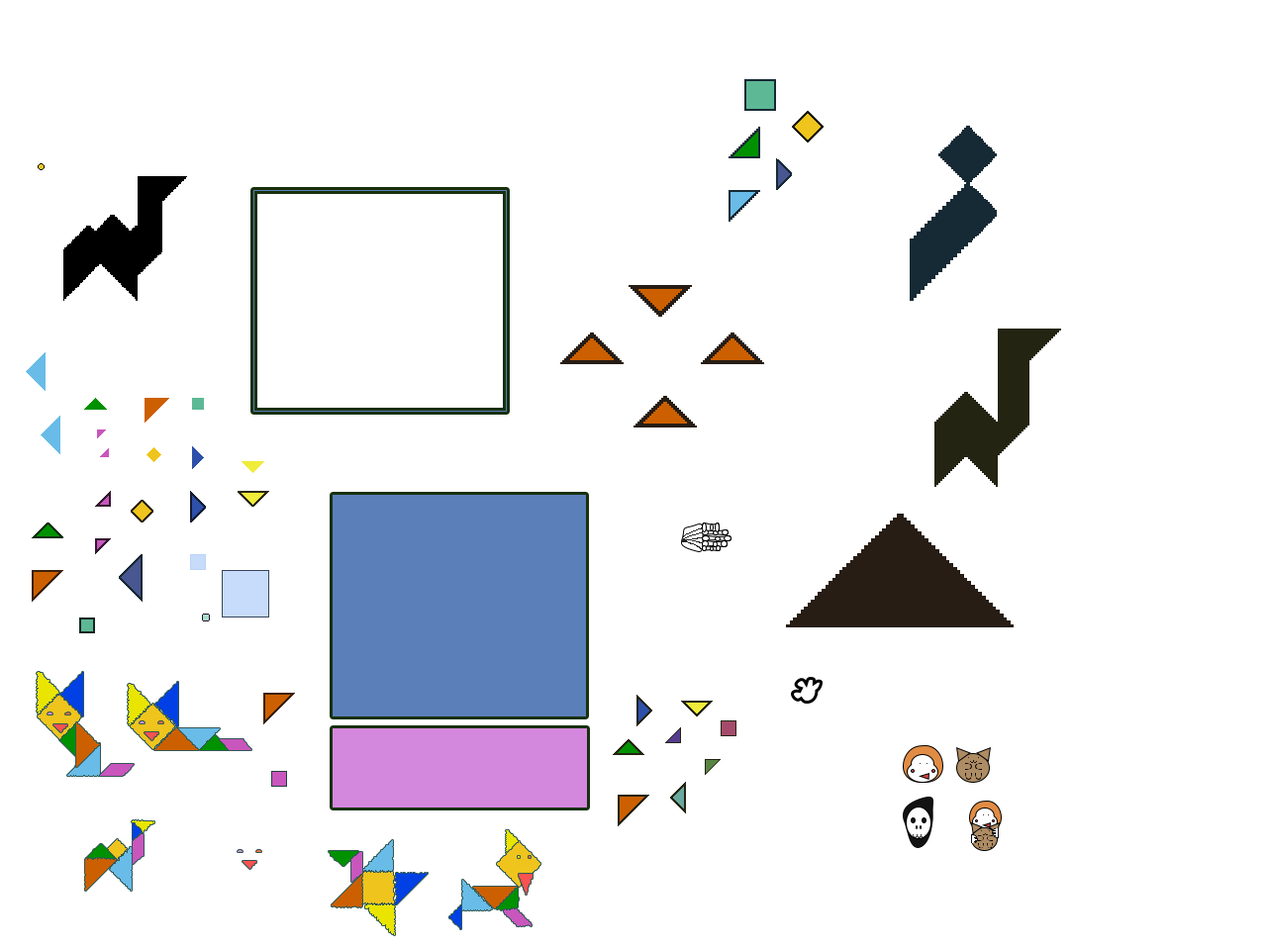
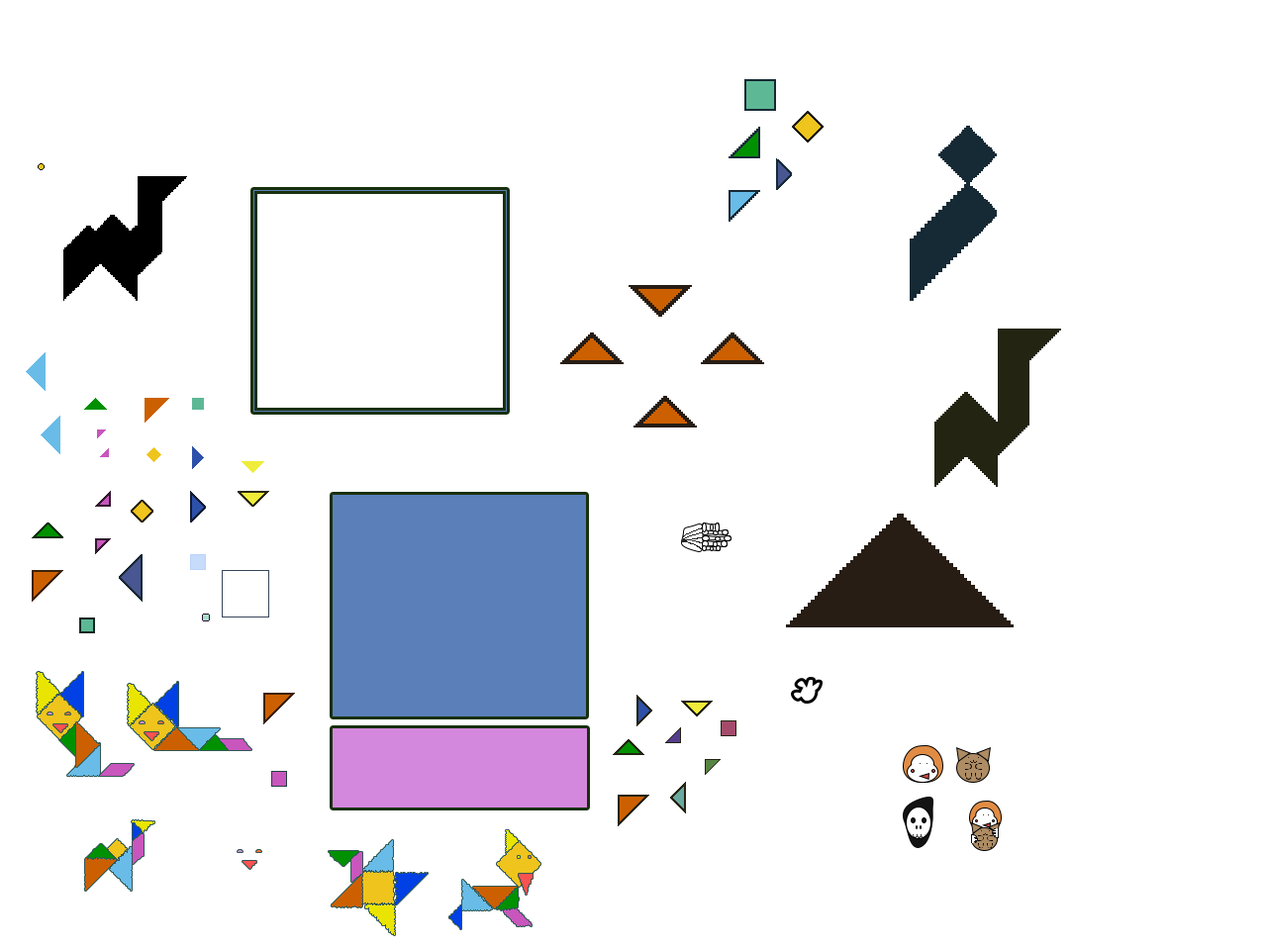
The second 1267 x 950 image is a revision of the first. Changes to its layers:
painted on "Прямоугольник 4 копия 7" over <box>237,601,254,617</box>
painted on "Прямоугольник 4 копия 9" over <box>237,585,254,602</box>
painted on "Прямоугольник 4 копия 3" over <box>237,570,254,586</box>
painted on "Прямоугольник 4 копия 6" over <box>253,601,269,617</box>
painted on "Прямоугольник 4 копия 4" over <box>253,570,269,586</box>
painted on "Прямоугольник 4 копия 5" over <box>222,601,238,617</box>
painted on "Прямоугольник 4 копия 10" over <box>253,585,269,602</box>
painted on "Прямоугольник 4 копия 8" over <box>222,585,238,602</box>
painted on "Прямоугольник 4 копия 2" over <box>222,570,238,586</box>
